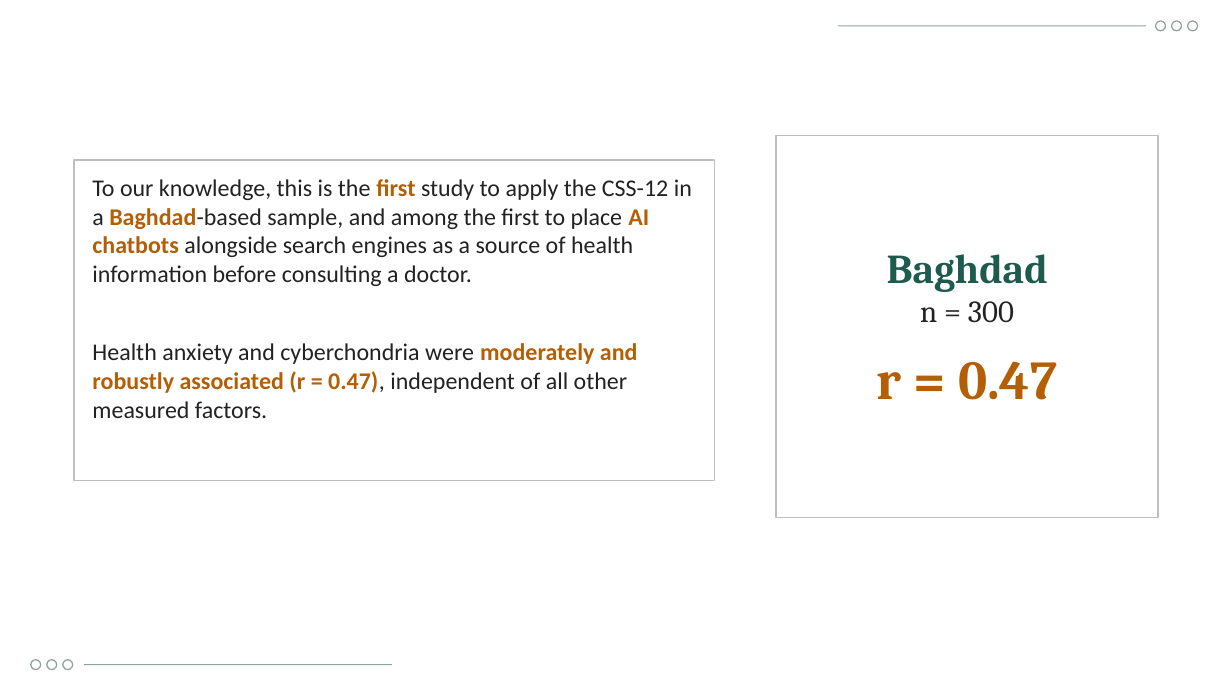
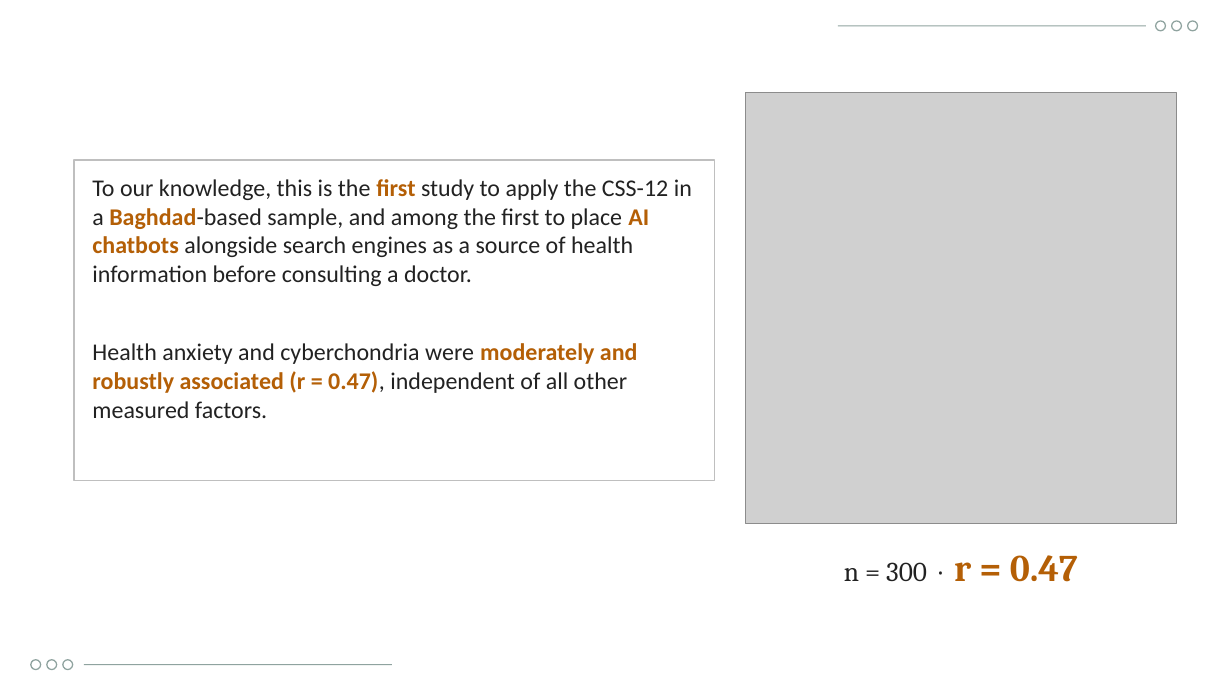
Before and after one commit to Yaseen279/History-Exam, a slide deck: slide 25 of research/output/study/Defence_Presentation_UOBCOM.pptx. Drawn at 1232x693 pixels with LibreOffice and Linux fonts; fonts in the diff are those of the drawing; grey boxes stand for pictures; background and template pictures are left out. Boxes give left, top, right and bottom in pixels: in the first picture for what was removed or moved away, otherwise in the second. Text is boxed around its words. In the diff, an @@ line names an element or a change of style, - is before the commit and + after.

```diff
--- a/research/output/study/Defence_Presentation_UOBCOM.pptx
+++ b/research/output/study/Defence_Presentation_UOBCOM.pptx
@@ picture added at bbox=[745, 92, 1177, 524] @@
@@ rectangle removed at bbox=[776, 136, 1158, 517] @@
@@ text at bbox=[844, 555, 1078, 582]: text changed; size 24 to 16 pt; text colour #1E5B4F to #222222; bold off @@
-Baghdad
-n = 300
-r = 0.47
+n = 300 · r = 0.47
```
Also in this commit, not shown: 8 other slides changed, 1 slide added, 14 other files.
